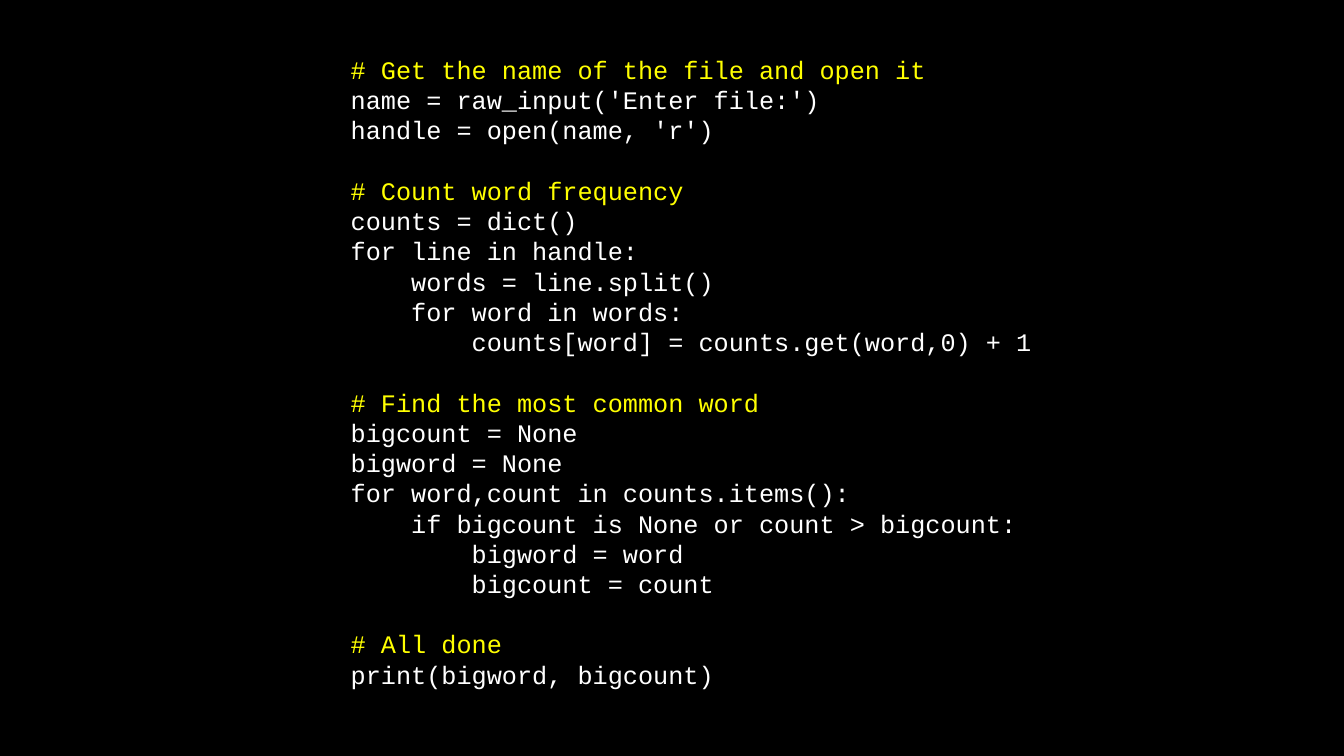
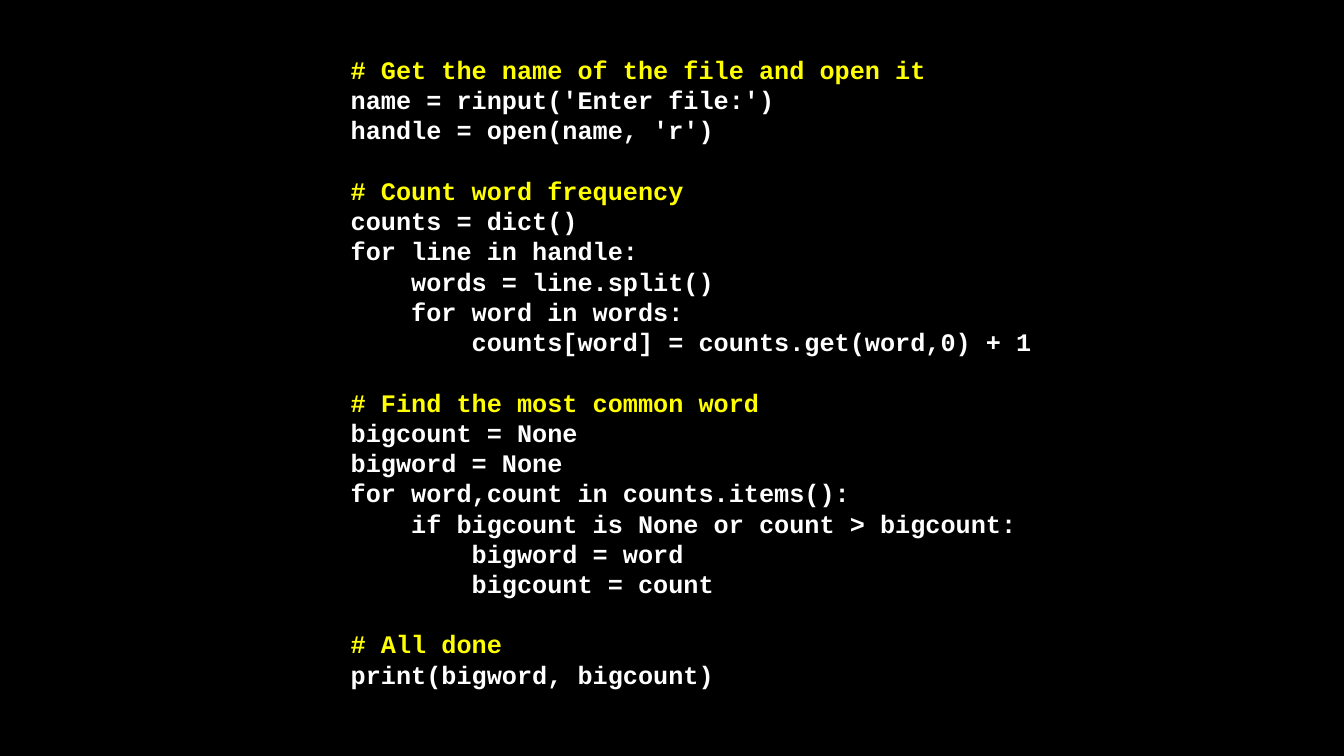
Before and after one commit to csev/py4e, a slide deck: slide 26 of lectures3/Pythonlearn-02-Expressions.pptx. Drawn at 1344x756 pixels with LibreOffice and Linux fonts; fonts in the diff are those of the drawing. Boxes give left, top, right and bottom in pixels: in the first picture for what was removed or moved away, otherwise in the second. Text is boxed around its words. In the diff, an @@ line names an element or a change of style, - is before the commit and + after.

```diff
--- a/lectures3/Pythonlearn-02-Expressions.pptx
+++ b/lectures3/Pythonlearn-02-Expressions.pptx
@@ text at [351, 60, 1031, 690]: bold on @@
@@ text at [351, 91, 774, 115]: text changed; bold on @@
-name = raw_input('Enter file:')
+name = rinput('Enter file:')
```
Also in this commit, not shown: 1 other file.
